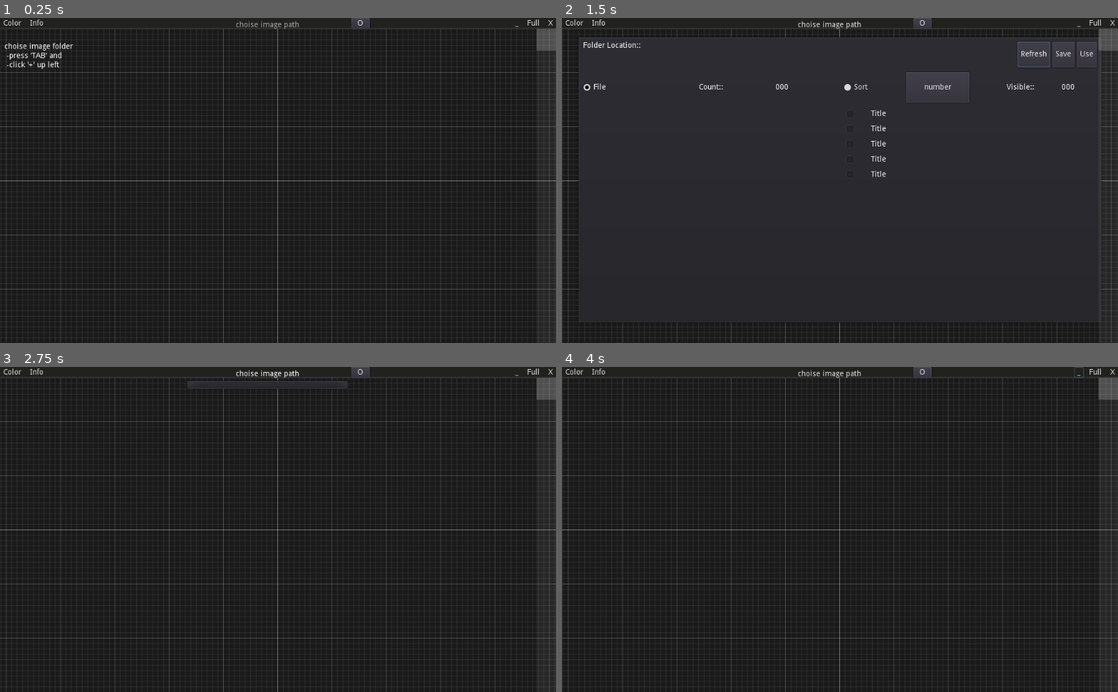
Above: before the commit, frames 1-4 (two rows, left to right).
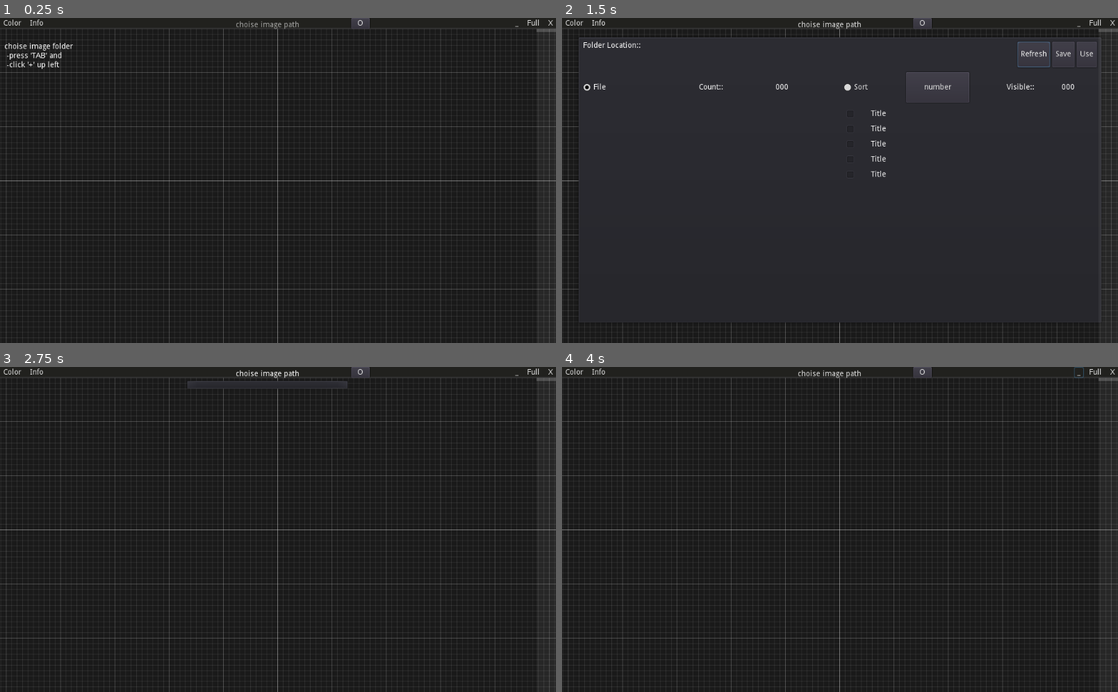
Above: after the commit, the same moments.

Repository: hpn33/manga-reader-by-godot-
Game: Godot game, scene res://scene/Main.tscn
Two runs of this game, one before a commit and one after it. Both use one fixed random seed, a clock stepped at 60 frames per second and the inputs below.
Inputs:
- Up to frame 1 (0.25 s): no input
- Up to frame 2 (1.5 s): click "Color" at 0.5 s; click "Info" at 1.25 s
- Up to frame 3 (2.75 s): click "choise image path" at 2 s
- Up to frame 4 (4 s): click "O" at 2.75 s; click "_" at 3.5 s

The runs differ from the first frame. In frame 1, 0.2% of the frame differs, in the area x 96-100%, y 4-11%; in frame 2, 0.2%; in frame 3, 0.2%; in frame 4, 0.2%.
Error in both runs: Invalid call. Nonexistent function '_get'. (res://autoload/AppSetting.gd:81)

Commit message:
set camera and scroll bar

Diff:
--- a/object/camera/Camera2D.gd
+++ b/object/camera/Camera2D.gd
@@ -3,6 +3,8 @@
 
 export var debug := false
 
+
+onready var image_place = $"../ImagePlace"
 
 ## Rectangle used to limit camera panning.
 ## Note that the built in camera limits do not work: they don't actually constrain the position of the camera.
@@ -14,6 +16,7 @@
 func _ready() -> void:
 
 	share.add_hook('camera_limit', self, 'set_limit_rect')
+	share.add_hook('scroll', self, 'set_scroll')
 
 
 
@@ -34,15 +37,22 @@
 	return target
 
 
-func goto_line():
+func goto_num():
 	pass
 
-func goto_persend(persend):
+
+func moved():
+	var perhundred = image_place.size.y / 100.0
+
+	share.set_value('scroll', position.y / perhundred)
+
+
+func set_scroll(scroll):
 	var perhundred = limit_rect.end.y / 100
-	var pos = perhundred * persend
+	var pos = perhundred * scroll
 
 	position.y = pos
-	position = snap_to_limits(position)
+	position = snap_to_limits()
 
 
 func _process(delta):
--- a/object/camera/mouse.gd
+++ b/object/camera/mouse.gd
@@ -24,4 +24,5 @@
 		owner.position -= event.relative * owner.zoom
 		movement.target = owner.position
 
-		owner.snap_to_limits()
+		owner.position = owner.snap_to_limits()
+		owner.moved()
--- a/object/camera/movement.gd
+++ b/object/camera/movement.gd
@@ -24,6 +24,7 @@
 
 	if _direction != 0:
 		target.y += y_size * 0.85 * owner.zoom.y * _direction
+		owner.moved()
 
 
 
@@ -38,6 +39,7 @@
 	if direction.length_squared() > 0:
 		target += direction.normalized() * speed * owner.zoom
 		if owner.limit_rect: target = owner.snap_to_limits(target)
+		owner.moved()
 
 
 	# final
--- a/scene/scroll.gd
+++ b/scene/scroll.gd
@@ -6,7 +6,11 @@
 
 onready var select = $select
 
-onready var camera = $"../../Camera2D"
+
+func _ready():
+	share.add_hook('scroll', self, 'set_scroll')
+
+	select.rect_size.y = perhundred()
 
 
 func position_perhundred():
@@ -24,11 +28,9 @@
 
 	if Input.is_action_pressed("view_click_mouse"):
 
-		select.rect_size.y = perhundred()
 		select.rect_position.y = get_local_mouse_position().y
 
-
-		camera.goto_persend(position_perhundred())
+		share.set_value('scroll', position_perhundred())
 
 
 func _on_scroll_mouse_entered():
@@ -36,3 +38,7 @@
 
 func _on_scroll_mouse_exited():
 	active = false
+
+
+func set_scroll(scroll):
+	select.rect_position.y = perhundred() * scroll
